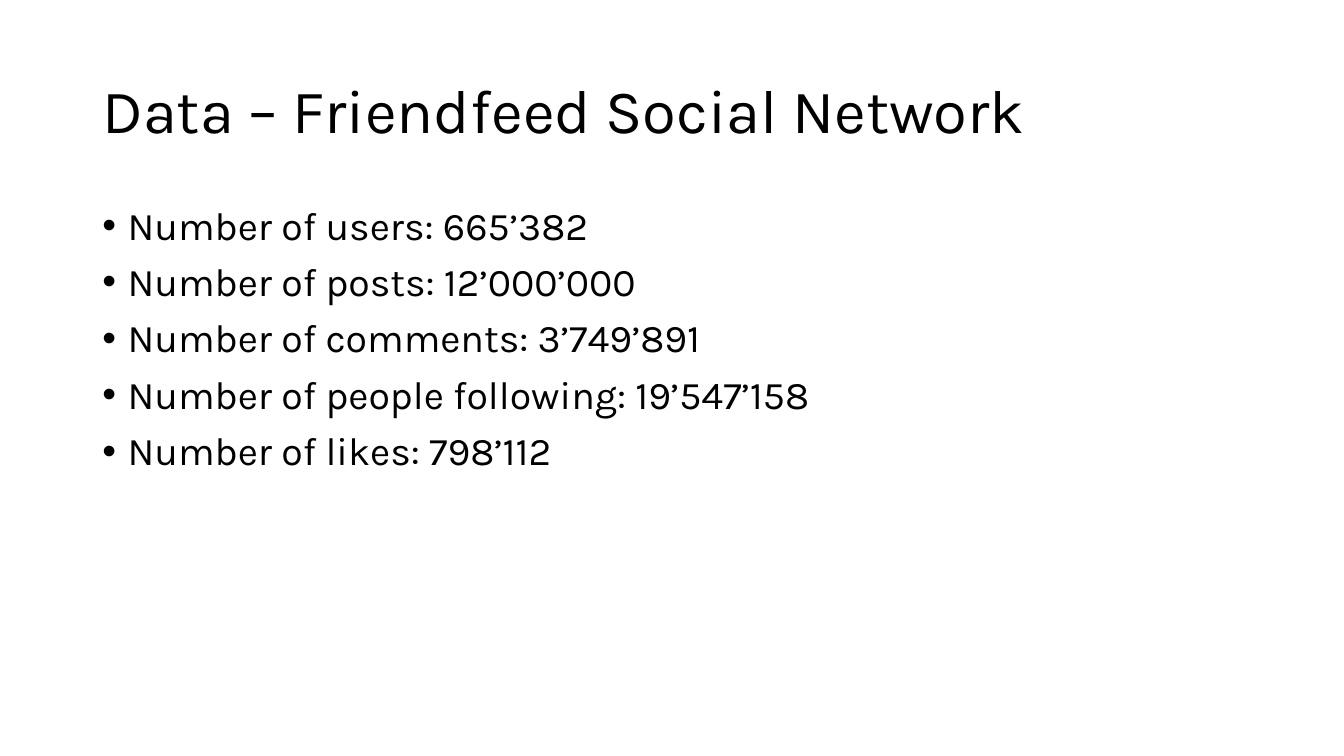
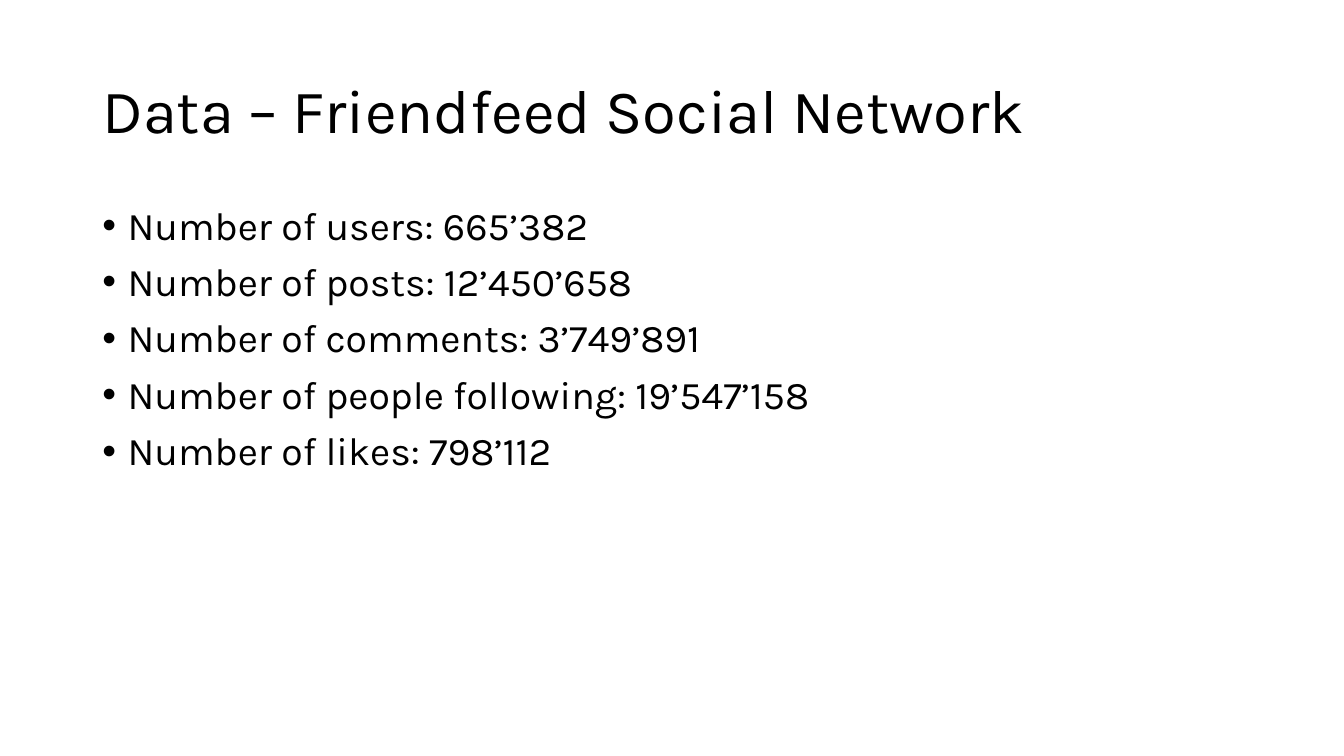
Before and after one commit to jonas-blum/data-mining-1, a slide deck: slide 3 of project/project-presentation.pptx. Drawn at 1344x756 pixels with LibreOffice and Linux fonts; fonts in the diff are those of the drawing. Boxes give left, top, right and bottom in pixels: in the first picture for what was removed or moved away, otherwise in the second. Text is boxed around its words. In the diff, an @@ line names an element or a change of style, - is before the commit and + after.

```diff
--- a/project/project-presentation.pptx
+++ b/project/project-presentation.pptx
@@ text at [128,269,632,306]: text changed @@
-• Number of posts: 12’000’000
+• Number of posts: 12’450’658
```
Also in this commit, not shown: 4 other slides changed, 7 slides added, 2 slides removed, 5 other files.
